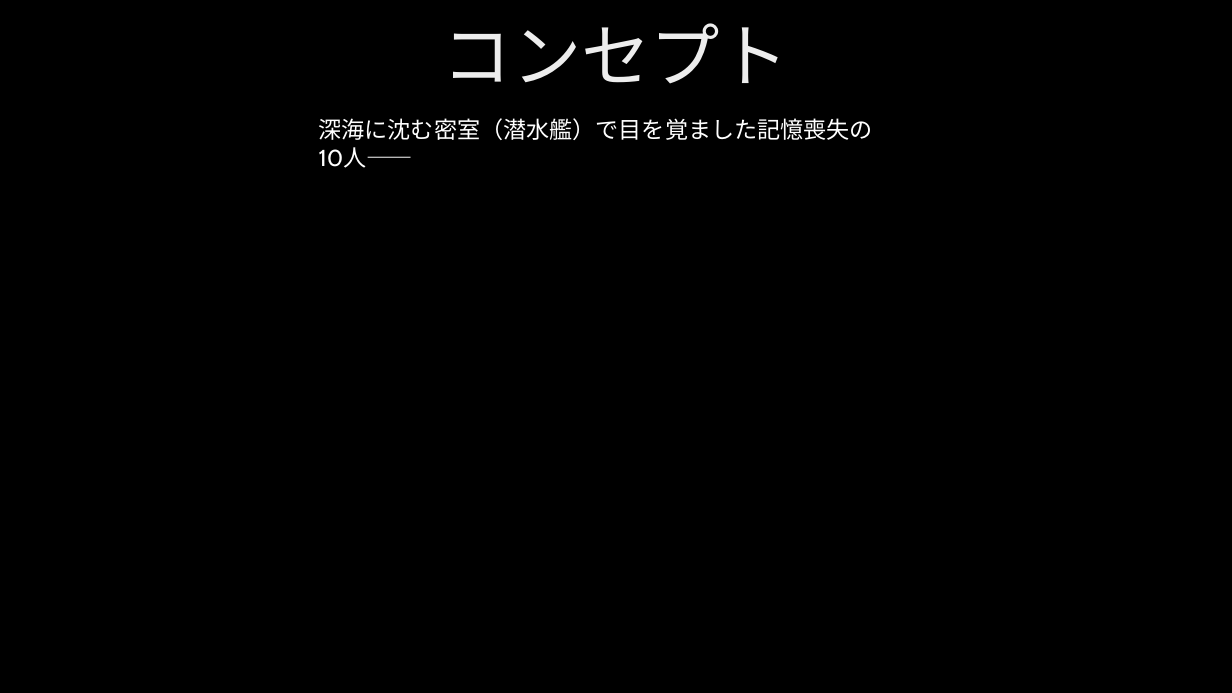
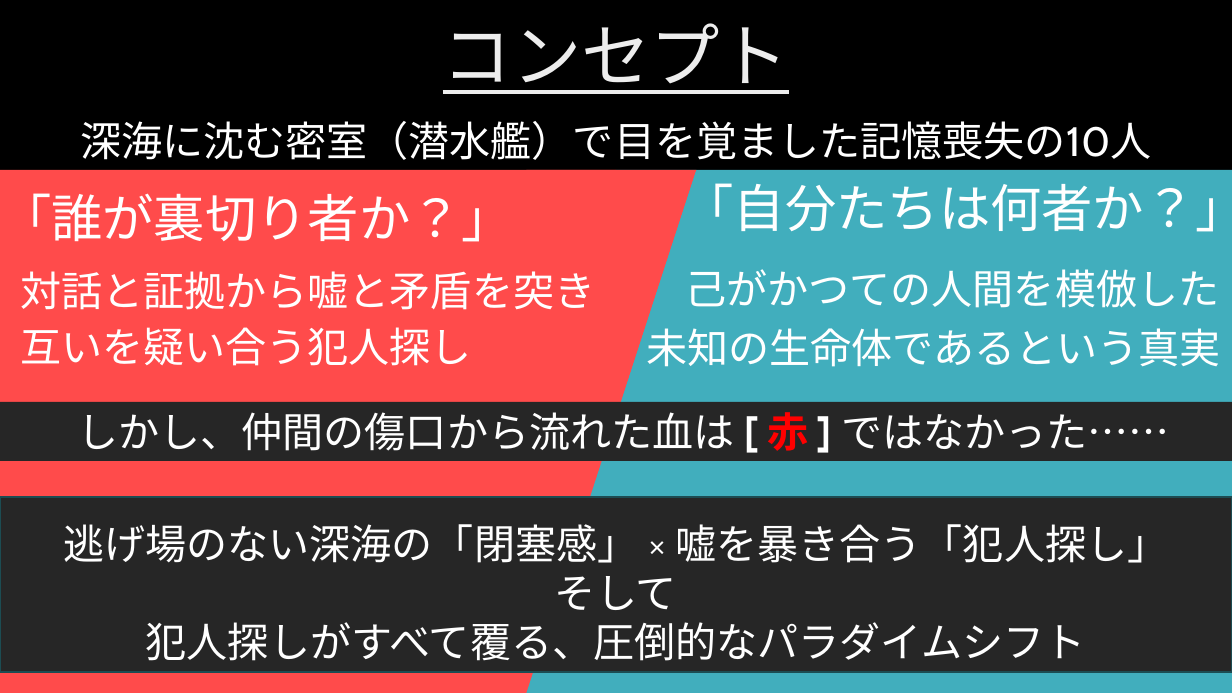
Before and after one commit to hanacele6/UnderWater, a slide deck: slide 2 of クレイドル・プロ.pptx. Drawn at 1232x693 pixels with LibreOffice and Linux fonts; fonts in the diff are those of the drawing; background and template pictures are left out. Boxes give left, top, right and bottom in pixels: in the first picture for what was removed or moved away, otherwise in the second. Text is boxed around its words. In the diff, an @@ line names an element or a change of style, - is before the commit and + after.

```diff
--- a/クレイドル・プロ.pptx
+++ b/クレイドル・プロ.pptx
@@ title "コンセプト" at box(443, 23, 789, 94): underline on @@
@@ text "深海に沈む密室（潜水艦）で目を覚ました記憶喪失の10人——": place and size @@
-text "深海に沈む密室（潜水艦）で目を覚ました記憶喪失の10人——" at box(319, 118, 873, 168)
+text "深海に沈む密室（潜水艦）で目を覚ました記憶喪失の10人——" at box(80, 121, 1152, 160)
@@ text "深海に沈む密室（潜水艦）で目を覚ました記憶喪失の10人——" at box(80, 121, 1152, 160): size 18 to 32 pt; alignment left to centre @@
@@ rectangle added at box(0, 170, 616, 693), fill #FF4B4B @@
@@ right triangle added at box(527, 170, 697, 693), fill #FF4B4B @@
@@ right triangle added at box(527, 170, 697, 693), fill #41AEBD @@
@@ rectangle added at box(616, 170, 1232, 693), fill #41AEBD @@
@@ text added at box(683, 175, 1232, 232), 40 pt, text #FFFFFF @@
+「自分たちは何者か？」
@@ text added at box(0, 193, 513, 242), 40 pt, text #FFFFFF @@
+「誰が裏切り者か？」
@@ text added at box(685, 269, 1219, 308), 32 pt, text #FFFFFF @@
+己がかつての人間を模倣した
@@ text added at box(20, 271, 595, 310), 32 pt, text #FFFFFF @@
+対話と証拠から嘘と矛盾を突き
@@ text added at box(20, 327, 472, 366), 32 pt, text #FFFFFF @@
+互いを疑い合う犯人探し
@@ text added at box(646, 321, 1221, 367), 32 pt, text #FFFFFF @@
+未知の生命体であるという真実
@@ rectangle added at box(0, 402, 1232, 461), fill #262626, 32 pt, text #FFFFFF @@
+しかし、仲間の傷口から流れた血は [ 赤 ] ではなかった……
@@ rectangle added at box(0, 497, 1232, 672), fill #262626, outline #1C4C53 1 pt @@
@@ text added at box(63, 524, 1168, 661), 32 pt, text #FFFFFF @@
+逃げ場のない深海の「閉塞感」 × 嘘を暴き合う「犯人探し」
+そして
+犯人探しがすべて覆る、圧倒的なパラダイムシフト
```
Also in this commit, not shown: 1 other slide changed, 4 slides added, 3 other files.
